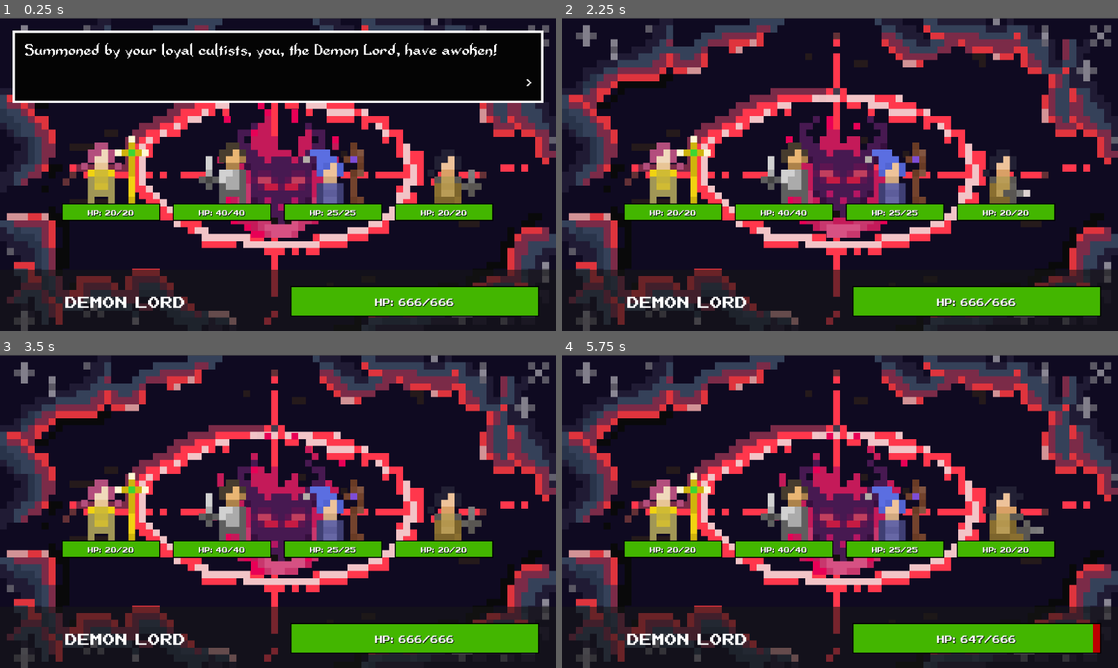
Above: before the commit, frames 1-4 (two rows, left to right).
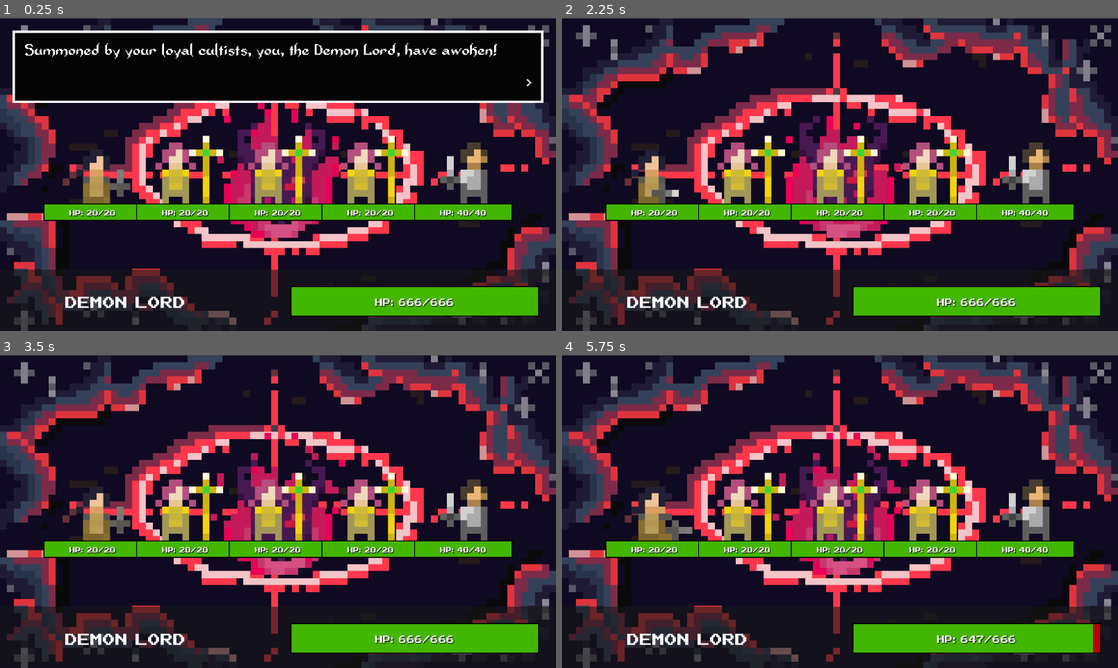
Above: after the commit, the same moments.

Repository: GeMini-220/Diabolic-Lord
Game: Godot game, scene res://src/battle.tscn
Same seed, same stepped clock (60 frames per second), same inputs: the game is played once before the commit and once after it.
Inputs (mouse positions are in pixels of both pictures, inside the frame that each line leads up to):
- Up to frame 1 (0.25 s): no input
- Up to frame 2 (2.25 s): tap Enter (ui_accept) at 0.5, 0.77, 1.52 s; move the mouse to (962, 158) at 0.52 s; click (962, 158) at 0.67 s; move the mouse to (728, 190) at 1.27 s; click (728, 190) at 1.42 s; move the mouse to (895, 105) at 2.02 s; click (895, 105) at 2.17 s
- Up to frame 3 (3.5 s): move the mouse to (250, 574) at 2.77 s; click (250, 574) at 2.92 s; tap Enter (ui_accept) at 3.02 s
- Up to frame 4 (5.75 s): move the mouse to (1006, 558) at 3.52 s; click (1006, 558) at 3.67 s; tap Enter (ui_accept) at 3.77, 4.52 s; move the mouse to (673, 464) at 4.27 s; click (673, 464) at 4.42 s; move the mouse to (867, 511) at 5.02 s; click (867, 511) at 5.17 s

The runs differ from the first frame. In frame 1, 9.8% of the frame differs, in the area x 7-93%, y 37-65%; in frame 2, 10%; in frame 3, 9.8%; in frame 4, 10%.

Commit message:
now you may confront 5 mages in 1 battle

Diff:
--- a/src/battle.gd
+++ b/src/battle.gd
@@ -4,7 +4,7 @@
 signal target_selected
 @export var characters = {}
 var all_enemies
-var num_of_enemies = 4
+var num_of_enemies = 5
 var enemies
 var all_characters
 var is_defending = false
@@ -15,6 +15,7 @@
 var target = null
 
 func _ready():
+	randomize()
 	set_health($PlayerPanel/ProgressBar, State.max_health, State.max_health)
 
 	$DemonLord.play("idle")
@@ -22,7 +23,6 @@
 
 	all_enemies = $Enemies.get_children()
 	enemies = choose_random_enemies(all_enemies, num_of_enemies)
-
 	all_characters = enemies.duplicate()
 	all_characters.append($DemonLord)
 
@@ -48,8 +48,14 @@
 	progress_bar.get_node("Label").text = "HP: %d/%d" % [health, max_health]
 
 func choose_random_enemies(enem, num):
-	enem.shuffle()
-	return enem.slice(0, num)
+	for e in $CurrentEnemies.get_children():
+		e.queue_free()
+	var new_enemies = []
+	for i in num:
+		var new_enemy = enem[randi() % enem.size()].duplicate()
+		$CurrentEnemies.add_child(new_enemy, true)
+		new_enemies.append(new_enemy)
+	return new_enemies
 
 func check_win():
 	for enemy in enemies:
--- a/src/battle.tscn
+++ b/src/battle.tscn
@@ -478,6 +478,8 @@
 position = Vector2(998, 429)
 enemy = ExtResource("7_p8u0v")
 
+[node name="CurrentEnemies" type="Node" parent="."]
+
 [node name="DemonLord" type="AnimatedSprite2D" parent="."]
 position = Vector2(576, 343)
 scale = Vector2(14, 14)
